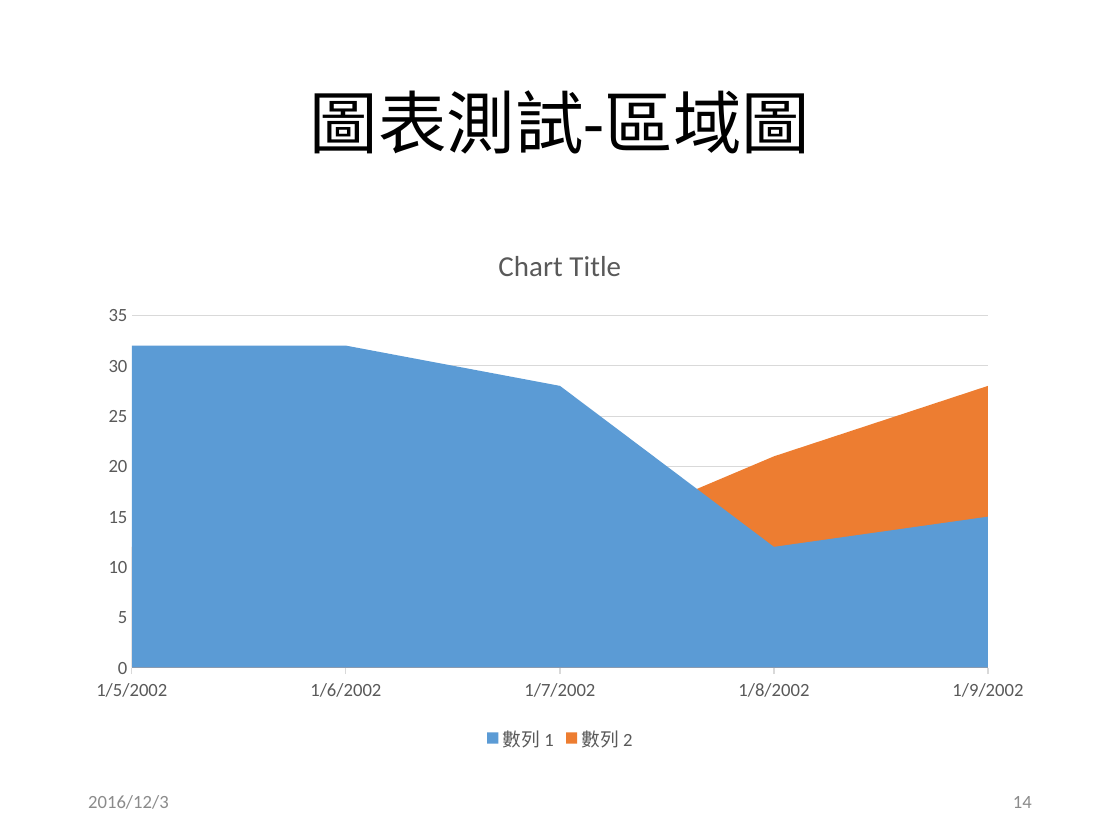
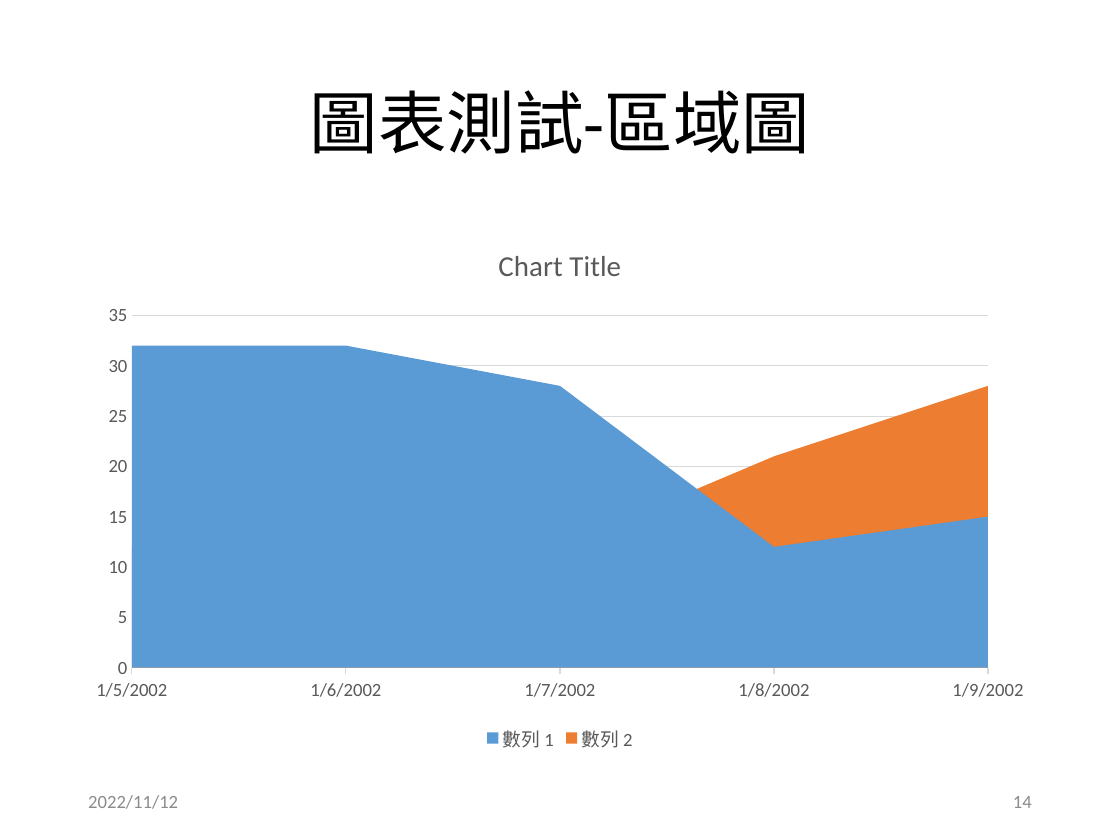
Before and after one commit to pipipi-pikachu/pptxtojson, a slide deck: slide 14 of test.pptx. Drawn at 1120x840 pixels with LibreOffice and Linux fonts; fonts in the diff are those of the drawing. Boxes give left, top, right and bottom in pixels: in the first picture for what was removed or moved away, otherwise in the second. Text is boxed around its words. In the diff, an @@ line names an element or a change of style, - is before the commit and + after.

```diff
--- a/test.pptx
+++ b/test.pptx
@@ text at (88, 795, 178, 809): text changed @@
-2016/12/3
+2022/11/12
```
Also in this commit, not shown: 17 other slides changed, 4 other files.
